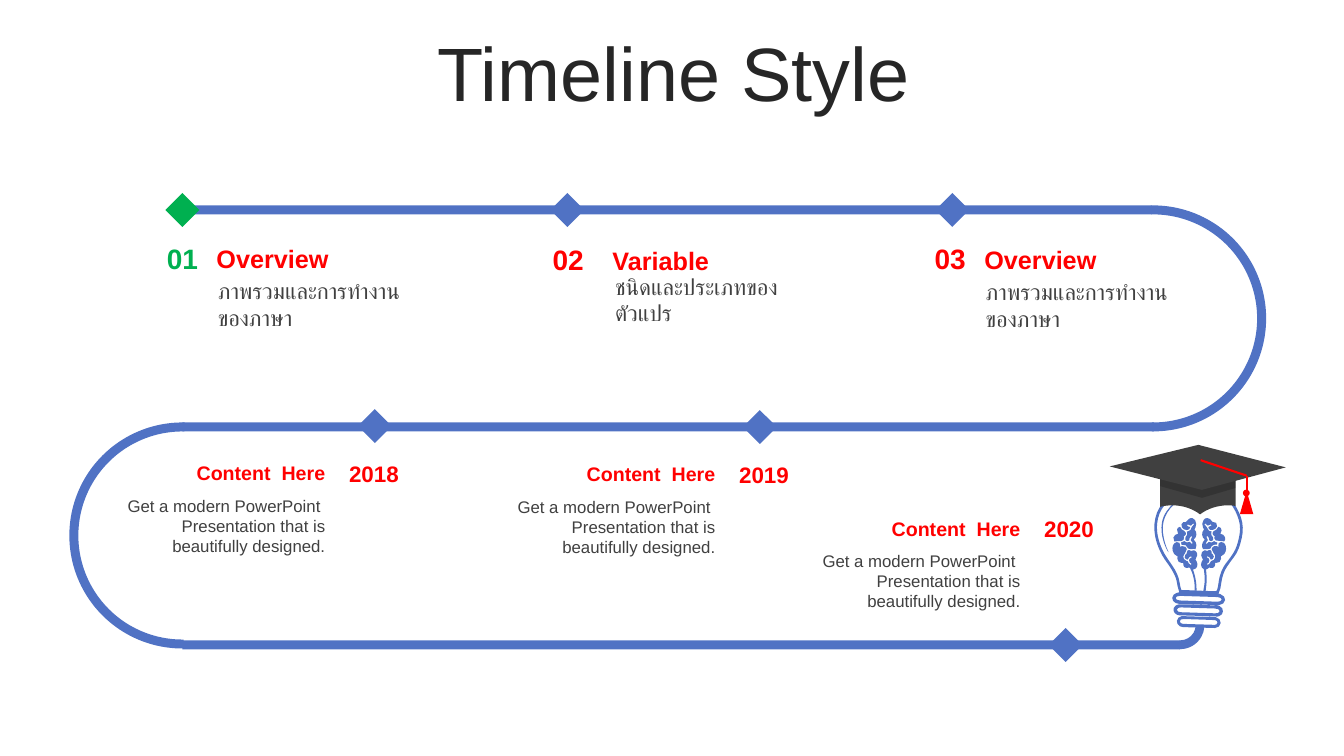
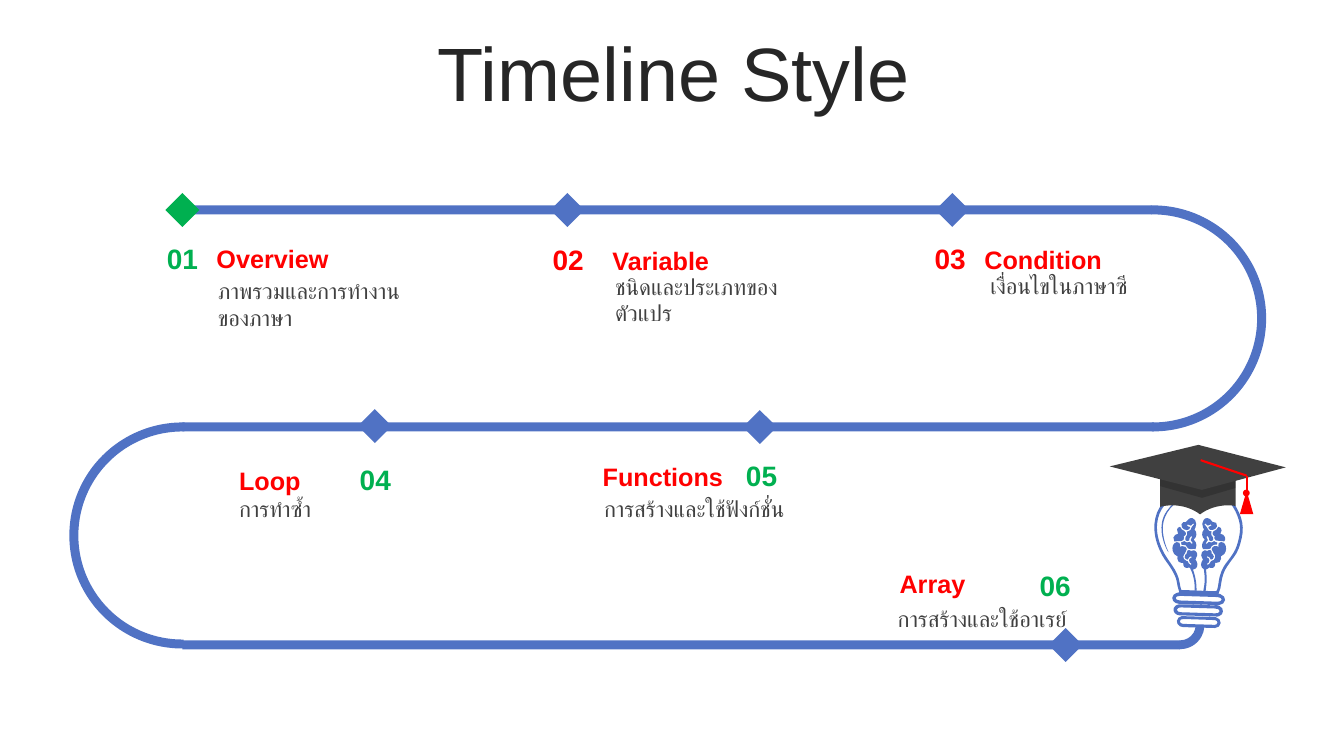
Before and after one commit to WatcharapolxFa/SolveProblemsIn-C-Language, a slide deck: slide 8 of LearnC/C.pptx (slide 2 before the commit). Drawn at 1344x756 pixels with LibreOffice and Linux fonts; fonts in the diff are those of the drawing. Boxes give left, top, right and bottom in pixels: in the first picture for what was removed or moved away, otherwise in the second. Text is boxed around its words. In the diff, an @@ line names an element or a change of style, - is before the commit and + after.

```diff
--- a/LearnC/C.pptx
+++ b/LearnC/C.pptx
@@ text at bbox=[984, 250, 1101, 275]: text changed @@
-Overview
+Condition
@@ text at bbox=[990, 276, 1127, 295]: text changed @@
-ภาพรวมและการทำงานของภาษา
+เงื่อนไขในภาษาซี
@@ text removed at bbox=[197, 466, 326, 481] @@
-Content Here
@@ text added at bbox=[239, 472, 300, 496], 18 pt, text #FF0000, bold @@
+Loop
@@ text removed at bbox=[349, 466, 399, 483] @@
-2018
@@ text added at bbox=[360, 470, 391, 491], 20 pt, text #00B050, bold @@
+04
@@ text removed at bbox=[587, 467, 716, 482] @@
-Content Here
@@ text added at bbox=[603, 467, 723, 487], 18 pt, text #FF0000, bold @@
+Functions
@@ text removed at bbox=[739, 467, 789, 484] @@
-2019
@@ text added at bbox=[746, 466, 777, 487], 20 pt, text #00B050, bold @@
+05
@@ text removed at bbox=[128, 500, 325, 556] @@
-Get a modern PowerPoint Presentation that is beautifully designed.
@@ text added at bbox=[239, 500, 311, 517], 16 pt, text #404040 @@
+การทำซ้ำ
@@ text removed at bbox=[518, 501, 715, 557] @@
-Get a modern PowerPoint Presentation that is beautifully designed.
@@ text added at bbox=[604, 499, 784, 517], 16 pt, text #404040 @@
+การสร้างและใช้ฟังก์ชั่น
@@ text removed at bbox=[892, 522, 1021, 537] @@
-Content Here
@@ text removed at bbox=[1044, 521, 1094, 538] @@
-2020
@@ text removed at bbox=[823, 555, 1020, 611] @@
-Get a modern PowerPoint Presentation that is beautifully designed.
@@ text added at bbox=[900, 575, 966, 599], 18 pt, text #FF0000, bold @@
+Array
@@ text added at bbox=[1040, 576, 1071, 597], 20 pt, text #00B050, bold @@
+06
@@ text added at bbox=[898, 609, 1068, 634], 16 pt, text #404040 @@
+การสร้างและใช้อาเรย์
```
Also in this commit, not shown: 1 other slide changed, 15 slides added, 3 slides removed, 3 other files.
